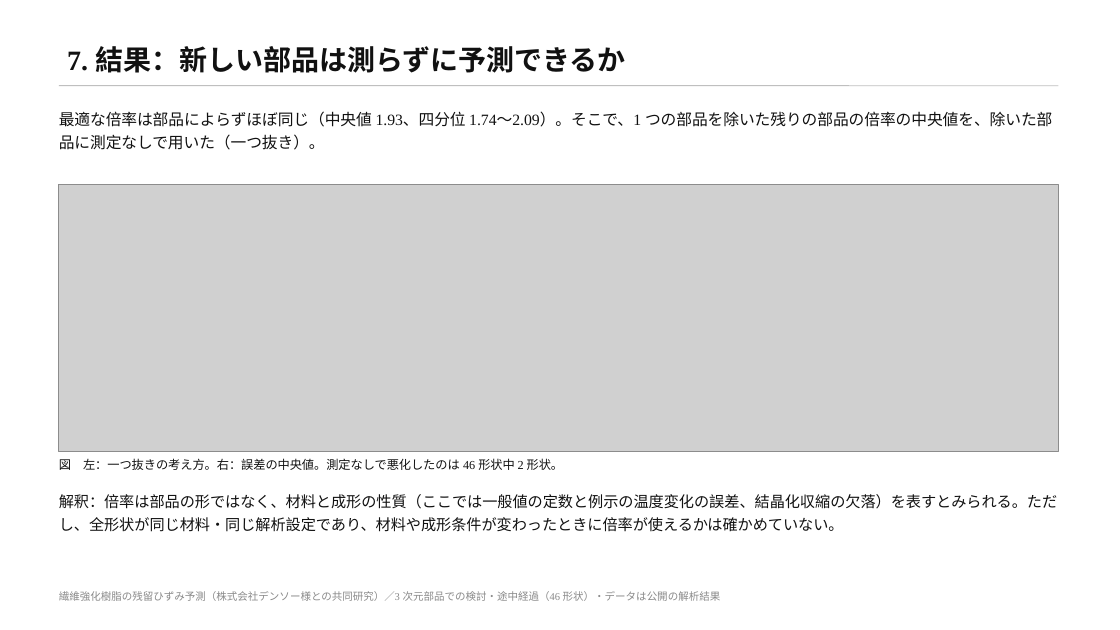
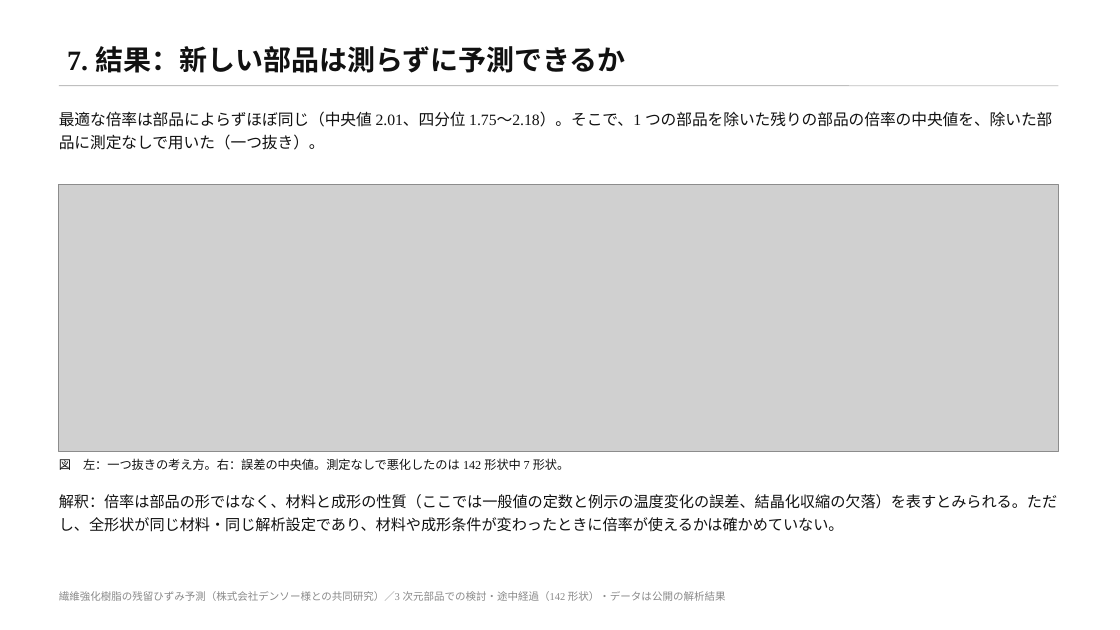
Before and after one commit to keisuke58/wccm2026-cfrp-gnn, a slide deck: slide 8 of slides/denso_rescue3d.pptx. Drawn at 1120x630 pixels with LibreOffice and Linux fonts; fonts in the diff are those of the drawing; grey boxes stand for pictures. Boxes give left, top, right and bottom in pixels: in the first picture for what was removed or moved away, otherwise in the second. Text is boxed around its words. In the diff, an @@ line names an element or a change of style, - is before the commit and + after.

```diff
--- a/slides/denso_rescue3d.pptx
+++ b/slides/denso_rescue3d.pptx
@@ text at <box>59,111,1052,150</box>: text changed @@
-最適な倍率は部品によらずほぼ同じ（中央値 1.93、四分位 1.74〜2.09）。そこで、1 つの部品を除いた残りの部品の倍率の中央値を、除いた部品に測定なしで用いた（一つ抜き）。
+最適な倍率は部品によらずほぼ同じ（中央値 2.01、四分位 1.75〜2.18）。そこで、1 つの部品を除いた残りの部品の倍率の中央値を、除いた部品に測定なしで用いた（一つ抜き）。
@@ text at <box>59,458,570,470</box>: text changed @@
-図 左：一つ抜きの考え方。右：誤差の中央値。測定なしで悪化したのは 46 形状中 2 形状。
+図 左：一つ抜きの考え方。右：誤差の中央値。測定なしで悪化したのは 142 形状中 7 形状。
@@ text at <box>59,591,726,601</box>: text changed @@
-繊維強化樹脂の残留ひずみ予測（株式会社デンソー様との共同研究）／3 次元部品での検討・途中経過（46 形状）・データは公開の解析結果
+繊維強化樹脂の残留ひずみ予測（株式会社デンソー様との共同研究）／3 次元部品での検討・途中経過（142 形状）・データは公開の解析結果
```
Also in this commit, not shown: 9 other slides changed, 12 other files.
